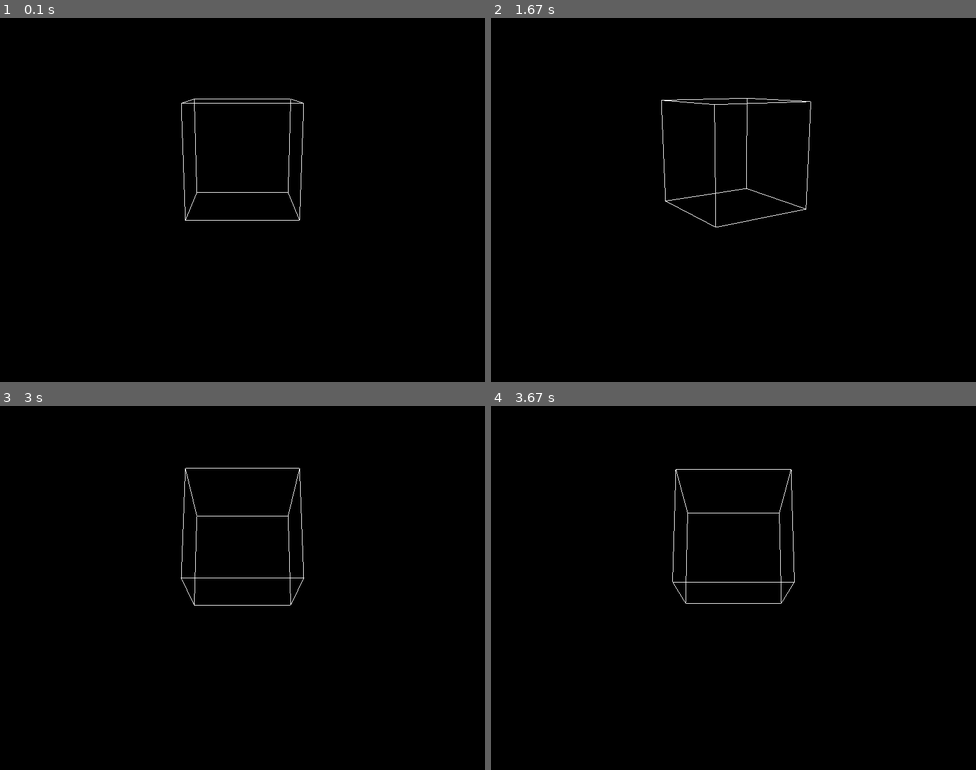
Above: before the commit, frames 1-4 (two rows, left to right).
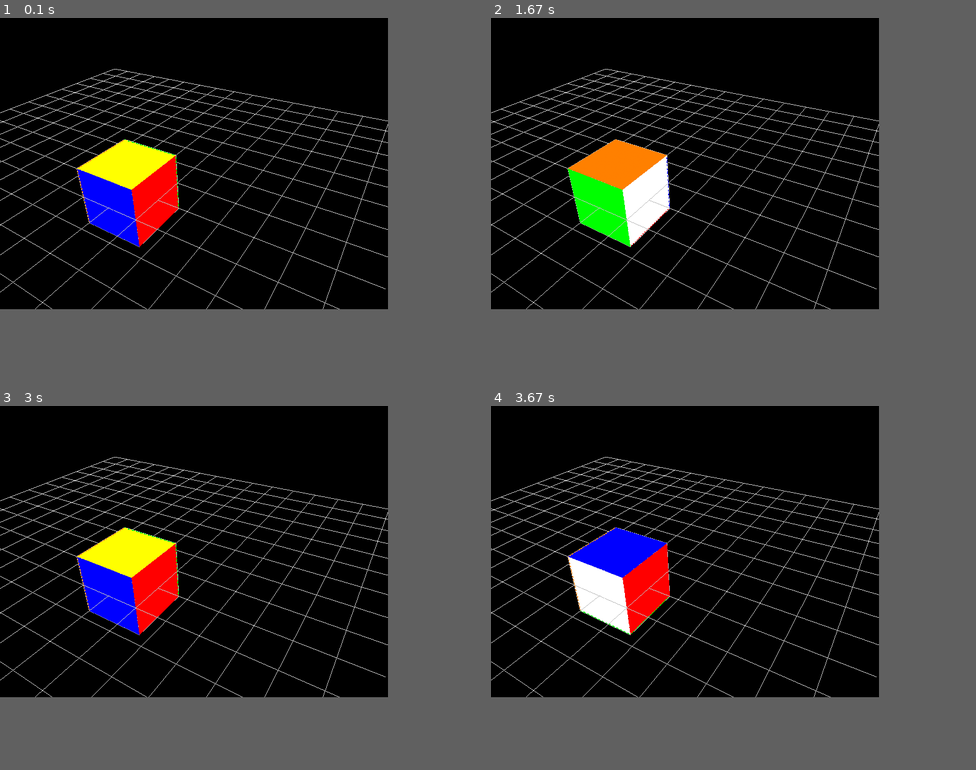
Above: after the commit, the same moments.

Repository: ogu83/pyrubicscube
Game: pygame game, started from pyrubicscube.py
Two runs of this game, one before a commit and one after it. Both use one fixed random seed, a clock stepped at 60 frames per second and the inputs below.
Inputs:
- Up to frame 1 (0.1 s): no input
- Up to frame 2 (1.67 s): hold Right 0.33-0.8 s; hold Up 0.83-1.3 s; hold Right from 1.33 s (still down)
- Up to frame 3 (3 s): release Right at 1.8 s; hold Left 1.83-2.37 s; hold Down 2.4-2.87 s; hold Left from 2.9 s (still down)
- Up to frame 4 (3.67 s): release Left at 3.37 s; hold Up from 3.4 s (still down)
In our replay, the window is 800x600 before the commit and 640x480 after it. These sizes can differ from the game's own. Grey fills any space a smaller window leaves; there, only what the larger window draws over its background counts as a difference.

The runs differ from the first frame. In frame 1, 7.0% of the frame differs, in the area x 0-80%, y 14-80%; in frame 2, 6.9%; in frame 3, 7.0%; in frame 4, 7.0%.

Commit message:
3d grid and cube colors

Diff:
--- a/OpenGL_Geometry.py
+++ b/OpenGL_Geometry.py
@@ -4,6 +4,30 @@
 from OpenGL_Colors import *
 from OpenGL.GL import *
 from OpenGL.GLU import *
+
+class Grid3D:
+    def __init__(self, size=1, depth_x = 50, depth_y = 50, color = GRAY):
+        self.size = size
+        self.color = color
+        self.depth_x = depth_x
+        self.depth_y = depth_y
+
+    def draw(self):
+        glBegin(GL_LINES)
+        glColor3fv(self.color)
+        size = self.size
+        tran_matrix = np.array([self.depth_x/2+size, 0, self.depth_y/2+size])
+        for x in range(0,self.depth_x,self.size):
+            for y in range(0,self.depth_y,self.size):
+                v0 = np.array([x,0,y])
+                v1 = np.array([x+self.size,0,y])
+                v2 = np.array([x,0,y+self.size])
+                glVertex3fv(v0 - tran_matrix)
+                glVertex3fv(v1 - tran_matrix)
+                glVertex3fv(v0 - tran_matrix)
+                glVertex3fv(v2 - tran_matrix)
+        glEnd()
+
 
 class Cube3D:
     angle_x = [0,0]
@@ -45,30 +69,44 @@
         (4,0,3,6),
     )
 
-    def __init__(self, size, color_u=YELLOW, color_d=WHITE, color_f=BLUE, color_b=GREEN, color_l=ORANGE, color_r=RED):
+
+
+    def __init__(self, size = 1, color_u=YELLOW, color_d=WHITE, color_f=BLUE, color_b=GREEN, color_l=ORANGE, color_r=RED):
         self.size = float(size)
         self.verticies = np.array(self.verticies) * size
-        self.color_u = color_u
-        self.color_d = color_d
-        self.color_f = color_f
-        self.color_b = color_b
-        self.color_l = color_l
-        self.color_r = color_r
+        self.color_d = color_d #WHITE
+        self.color_u = color_u #YELLOW
+        self.color_b = color_b #GREEN
+        self.color_f = color_f #BLUE
+        self.color_l = color_l #ORANGE
+        self.color_r = color_r #RED
+
+    def getColorArray(self):
+        return [
+            self.color_b,#GREEN
+            self.color_l,#ORANGE
+            self.color_f,#BLUE
+            self.color_r,#RED
+            self.color_u,#YELLOW
+            self.color_d,#WHITE
+        ]
 
     def draw(self):
         self.do_animations()
 
-        # glBegin(GL_QUADS)
-        # glColor3fv(self.color)
-        # for surface in self.surfaces:
-            # for vertex in surface:
-                # glVertex3fv(self.verticies[vertex])
-        # glEnd()
+        glBegin(GL_QUADS)
+        color_index = 0
+        for surface in self.surfaces:
+            glColor3fv(self.getColorArray()[color_index])
+            color_index += 1
+            for vertex in surface:
+                glVertex3fv(self.verticies[vertex])
+        glEnd()
 
         glBegin(GL_LINES)
         for edge in self.edges:
             for vertex in edge:
-                glColor3fv(WHITE)
+                glColor3fv(GRAY)
                 glVertex3fv(self.verticies[vertex])
         glEnd()
 
@@ -109,27 +147,27 @@
                                     [0.0, 0.0, 1.0]])
         self.assing_rotate_all_vertex(rotation_matrix)
 
-    def do_animations(self):
+    def do_animations(self, speed=5):
         if (self.angle_x[0] < self.angle_x[1]):
-            self.angle_x[0] += 1
-            self.rotateX(1)
+            self.angle_x[0] += speed
+            self.rotateX(speed)
         elif (self.angle_x[0] > self.angle_x[1]):
-            self.angle_x[0] -= 1
-            self.rotateX(-1)
+            self.angle_x[0] -= speed
+            self.rotateX(-speed)
 
         if (self.angle_y[0] < self.angle_y[1]):
-            self.angle_y[0] += 1
-            self.rotateY(1)
+            self.angle_y[0] += speed
+            self.rotateY(speed)
         elif (self.angle_y[0] > self.angle_y[1]):
-            self.angle_y[0] -= 1
-            self.rotateY(-1)
+            self.angle_y[0] -= speed
+            self.rotateY(-speed)
 
         if (self.angle_z[0] < self.angle_z[1]):
-            self.angle_y[0] += 1
-            self.rotateY(1)
+            self.angle_y[0] += speed
+            self.rotateY(speed)
         elif (self.angle_z[0] > self.angle_z[1]):
-            self.angle_z[0] -= 1
-            self.rotateZ(-1)
+            self.angle_z[0] -= speed
+            self.rotateZ(-speed)
 
     def is_on_animation(self):
         return (self.angle_x[0] == self.angle_x[1] and self.angle_y[0] == self.angle_y[1] and self.angle_z[0] == self.angle_z[1]) == False
--- a/Simulation3.py
+++ b/Simulation3.py
@@ -7,7 +7,7 @@
 from OpenGL_Colors import *
 
 class Simulation3:
-    def __init__(self, win_width = 800, win_height = 600):
+    def __init__(self, win_width = 640, win_height = 480):
         self.win_width = win_width
         self.win_height = win_height
 
@@ -18,11 +18,12 @@
         pygame.display.set_mode(display, DOUBLEBUF|OPENGL)
         glEnable(GL_DEPTH_TEST)
 
-        gluPerspective(45, (display[0]/display[1]), 0.1, 50)
-        glRotatef(15, 1, 0, 0)
-        glTranslatef(0, -4, -25)
+        gluPerspective(45, (display[0]/display[1]), 0.1, 100)
+        glRotatef(45, 0.5, -0.5, -0.125)
+        glTranslatef(-25, -25, -25)
 
-        cube = Cube3D(3)
+        cube = Cube3D(4)
+        grid = Grid3D(4, 64, 64)
 
         while True:
 
@@ -43,7 +44,8 @@
 
             glClear(GL_COLOR_BUFFER_BIT|GL_DEPTH_BUFFER_BIT)
 
+            grid.draw()
             cube.draw()
 
             pygame.display.flip()
-            pygame.time.wait(10)
+            pygame.time.wait(1)
